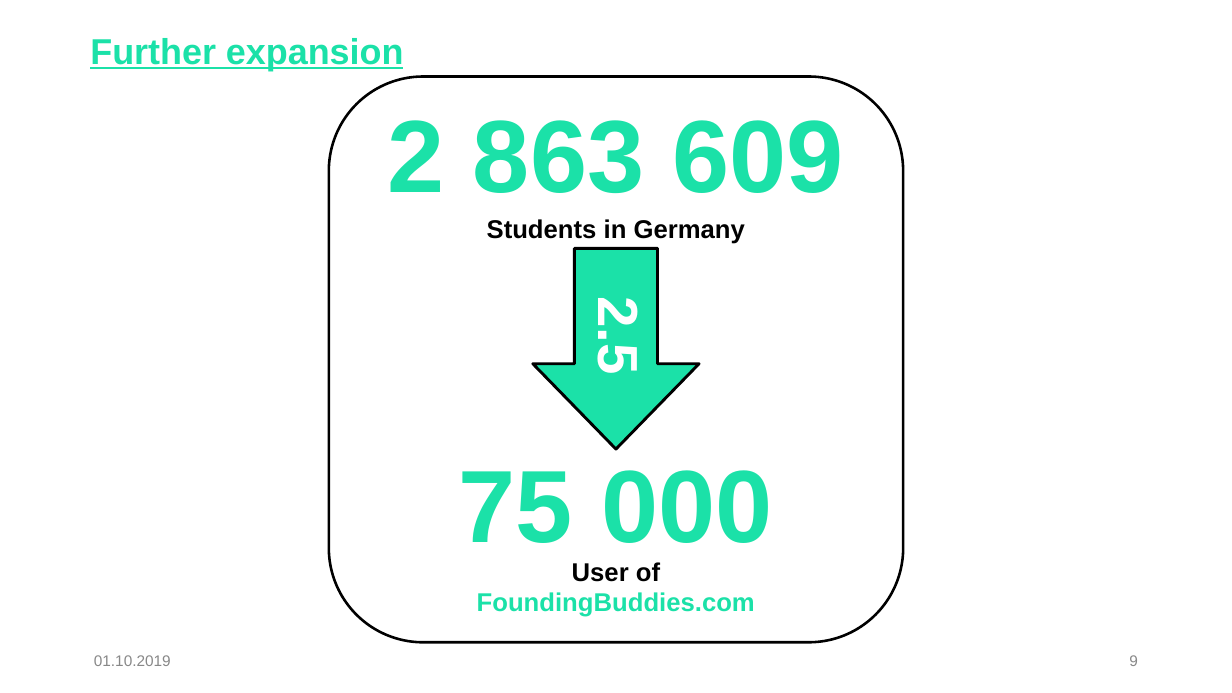
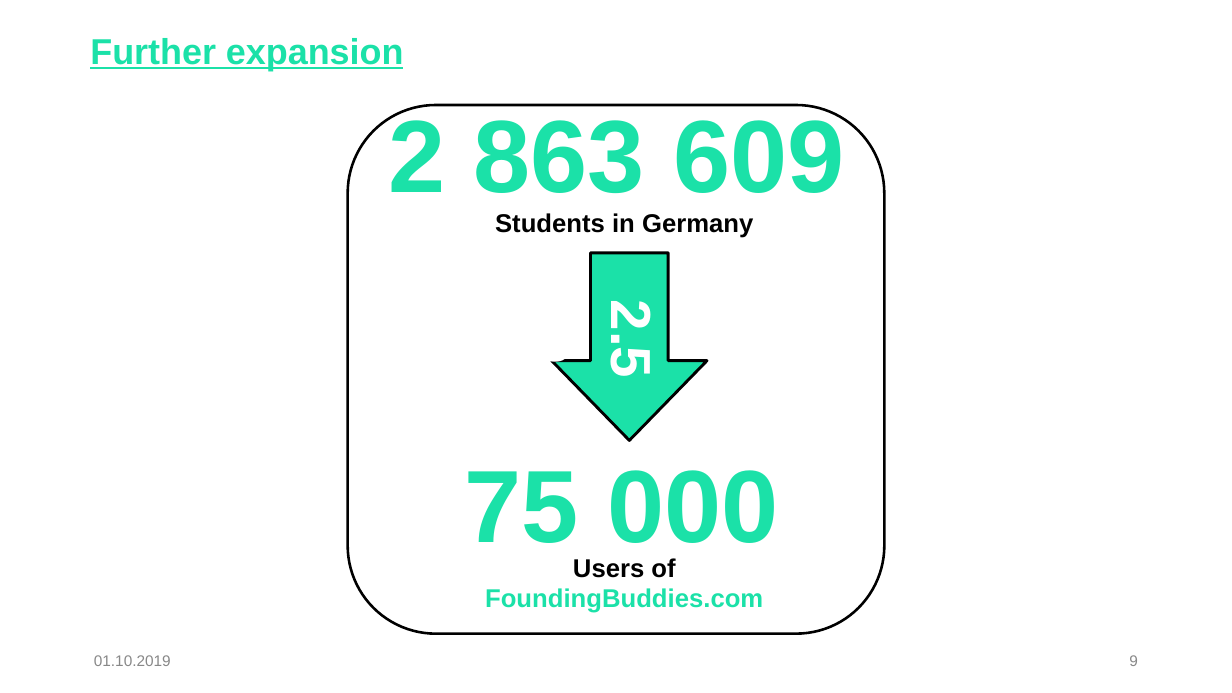
Before and after one commit to TonyChopper9/FoundingBuddies, a slide deck: slide 9 of FoundingBuddies/FoundingBuddies_Pitch.pptx. Drawn at 1232x693 pixels with LibreOffice and Linux fonts; fonts in the diff are those of the drawing. Boxes give left, top, right and bottom in pixels: in the first picture for what was removed or moved away, otherwise in the second. Text is boxed around its words. In the diff, an @@ line names an element or a change of style, - is before the commit and + after.

```diff
--- a/FoundingBuddies/FoundingBuddies_Pitch.pptx
+++ b/FoundingBuddies/FoundingBuddies_Pitch.pptx
@@ text "2 863 609" rewrapped from bbox=[387, 120, 844, 193] to bbox=[388, 110, 844, 193] @@
@@ rounded rectangle: place and size @@
-rounded rectangle at bbox=[329, 77, 904, 642]
+rounded rectangle at bbox=[348, 105, 884, 634]
@@ text "Students in Germany": place and size @@
-text "Students in Germany" at bbox=[487, 219, 745, 244]
+text "Students in Germany" at bbox=[495, 213, 753, 238]
@@ down arrow: place and size @@
-down arrow at bbox=[533, 249, 700, 449]
+down arrow at bbox=[552, 253, 707, 441]
@@ text "2.5%": place and size @@
-text "2.5%" at bbox=[587, 303, 650, 372]
+text "2.5%" at bbox=[600, 307, 663, 376]
@@ text "75 000" rewrapped from bbox=[459, 470, 772, 543] to bbox=[465, 470, 778, 562] @@
@@ text at bbox=[485, 558, 763, 613]: text changed @@
-User of FoundingBuddies.com
+Users of FoundingBuddies.com
```
